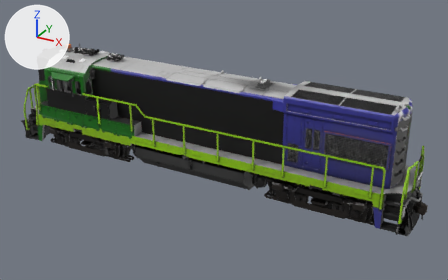
One commit to the OBJ model assets/immersiverailroading/models/rolling_stock/locomotives/u30b/u30b.obj: the scene before it, then after it.
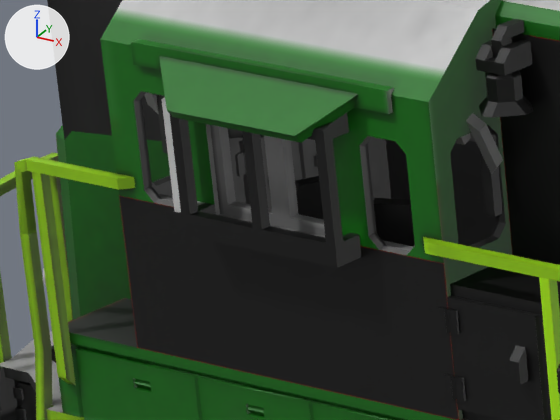
The first picture shows the older version from a camera (50 mm lens) standing at (12.59, -21.01, 12.26) and looking at (0.96, 0.13, 1.69). The close-ups show both versions on the part from 7% to 22% of the width and 23% to 41% of the height of that picture; other places that the commit changed are outside them. The lights are fixed; the arrows at upper left show +X, +Y and +Z. Where no turn or scale is listed for an object, it has been applied to the vertices. Vertices at the same position are counted once.

In view in the first close-up: 'Boxthingy.001_Cube.2005', 'CAB.Details.026_Cube.2001', 'CAB_INTERIOR.001_Cube.1999', 'Cube.004_Cube.1988', 'Cube.005_Cube.1987', 'Cupola.001_Cube.1979', 'DOOR_2_CONNECTING_Cube.1973', 'Plane_Plane.003', 'SHELL.006_Cube.1910', 'SHELL.008_Cube.1908', 'SHELL.010_Cube.1906', 'SHELL_CG_HN_HIDE.002_Cube.1899', 'SHELL_CG_HN_HIDE_INVERT_Cube.1898', 'WINDOW_3_TL_0.463_X.001_Cube.1886', 'WINDOW_4_TL_-0.463_X.001_Cube.1884'.
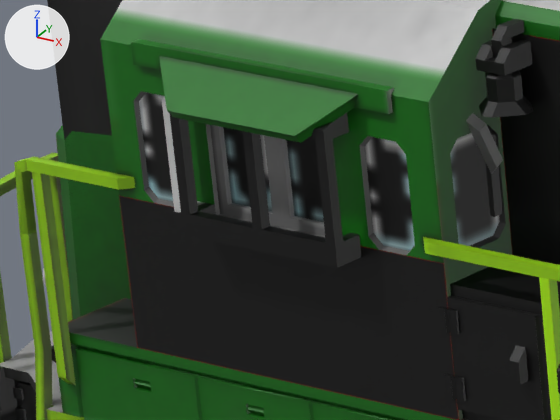
Pixel boxes (x1, y1, x2, y2) of what changed, in the close-ups (560 x 420 px; the box of a moved part takes in the faces that stretch with it):
'Windows_Cube.3168', added (black): after (139, 93, 500, 251)
part 1 of me_door_2_connecting_cube_1973, moved or reshaped (not visible afterwards): before (153, 95, 171, 186)
part 2 of me_window_3_tl_0_463_x_001_cube_1886, added (black): after (287, 139, 324, 222)
part 3 of me_window_4_tl__0_463_x_001_cube_1884, added: after (223, 127, 272, 211)
'CAB_INTERIOR.001_Cube.1999', unchanged, covered by the edit: before (386, 140, 496, 246)
'CAB_INTERIOR.000_Cube.2000', unchanged, covered by the edit: before (229, 135, 391, 209)
'CAB_INTERIOR.Details.001_Cube.1995', unchanged, covered by the edit: before (295, 176, 415, 246)

The change, as a list of edits to the scene's bpy script:
```text
Change me_door_2_connecting_cube_1973:
    remove me_door_2_connecting_cube_1973.from_pydata(...)  # 68 vertices, 107 faces; spans x -7.41..-7.25, y -1.44..-0.94, z 2.25..4.06
    remove me_door_2_connecting_cube_1973.materials.append(mat_u30b_shell_001)  # picture img_u30b_shell_png
    add me_door_2_connecting_cube_1973.from_pydata(...)  # 76 vertices, 113 faces; spans x -7.41..-7.25, y -1.44..-0.94, z 2.25..4.06
    me_door_2_connecting_cube_1973 part 1
    8 vertices are removed from x -7.28, y -1.33..-1.04, z 3.14..3.74
    32 faces are deleted
    6 vertices in x -7.25, y -1.14..-1.08, z 3.26..3.7 move by (-0.03, 0.0, 0.0)
    16 vertices are added at x -7.28, y -1.34..-1.03, z 3.12..3.75
    32 new faces join them, mat_u30b_shell_002 (picture img_u30b_shell_png)
    6 new faces join them, mat_uboot_glass (picture img_uboot_glass_png)
    add me_door_2_connecting_cube_1973.materials.append(mat_u30b_shell_002)  # picture img_u30b_shell_png
    add me_door_2_connecting_cube_1973.materials.append(mat_uboot_glass)  # picture img_uboot_glass_png
Change me_window_3_tl_0_463_x_001_cube_1886:
    verts and faces of me_window_3_tl_0_463_x_001_cube_1886; kept vertices keep their numbers, new ones are numbered from 26
    remove me_window_3_tl_0_463_x_001_cube_1886.from_pydata(...)  # 26 vertices, 32 faces; spans x -6.188..-5.75, y -1.469..-1.406, z 3.125..3.812
    remove me_window_3_tl_0_463_x_001_cube_1886.materials.append(mat_u30b_shell_001)  # picture img_u30b_shell_png
    add me_window_3_tl_0_463_x_001_cube_1886.from_pydata(...)  # 30 vertices, 34 faces; spans x -6.188..-5.75, y -1.469..-1.406, z 3.125..3.812
    me_window_3_tl_0_463_x_001_cube_1886 part 2
    add verts[26] = (-6.125, -1.437, 3.188)  # pixel (294, 216)
    add verts[27] = (-6.125, -1.437, 3.75)
    add verts[28] = (-5.812, -1.437, 3.188)
    add verts[29] = (-5.812, -1.437, 3.75)
    add faces += [(26, 27, 28), (27, 29, 28)]  # mat_uboot_glass (picture img_uboot_glass_png)
    add me_window_3_tl_0_463_x_001_cube_1886.materials.append(mat_u30b_shell_002)  # picture img_u30b_shell_png
    add me_window_3_tl_0_463_x_001_cube_1886.materials.append(mat_uboot_glass)  # picture img_uboot_glass_png
Change me_window_4_tl__0_463_x_001_cube_1884:
    verts and faces of me_window_4_tl__0_463_x_001_cube_1884; kept vertices keep their numbers, new ones are numbered from 26
    remove me_window_4_tl__0_463_x_001_cube_1884.from_pydata(...)  # 26 vertices, 32 faces; spans x -6.625..-6.188, y -1.469..-1.406, z 3.125..3.812
    remove me_window_4_tl__0_463_x_001_cube_1884.materials.append(mat_u30b_shell_001)  # picture img_u30b_shell_png
    add me_window_4_tl__0_463_x_001_cube_1884.from_pydata(...)  # 30 vertices, 34 faces; spans x -6.625..-6.188, y -1.469..-1.406, z 3.125..3.812
    me_window_4_tl__0_463_x_001_cube_1884 part 3
    add verts[26] = (-6.562, -1.437, 3.188)  # pixel (231, 203)
    add verts[27] = (-6.562, -1.437, 3.75)
    add verts[28] = (-6.25, -1.437, 3.188)
    add verts[29] = (-6.25, -1.437, 3.75)
    add faces += [(26, 27, 28), (27, 29, 28)]  # mat_uboot_glass (picture img_uboot_glass_png)
    add me_window_4_tl__0_463_x_001_cube_1884.materials.append(mat_u30b_shell_002)  # picture img_u30b_shell_png
    add me_window_4_tl__0_463_x_001_cube_1884.materials.append(mat_uboot_glass)  # picture img_uboot_glass_png
Add ob_windows_cube_3168:
    ob_windows_cube_3168 = bpy.data.objects.new('Windows_Cube.3168', me_windows_cube_3168)  # 64 vertices, 48 faces; spans x -7.28..-5.09, y -1.47..1.47, z 3.12..3.84; in mat_uboot_glass (picture img_uboot_glass_png)
    ob_windows_cube_3168.location = (0.0, 0.0, 0.0)
```
